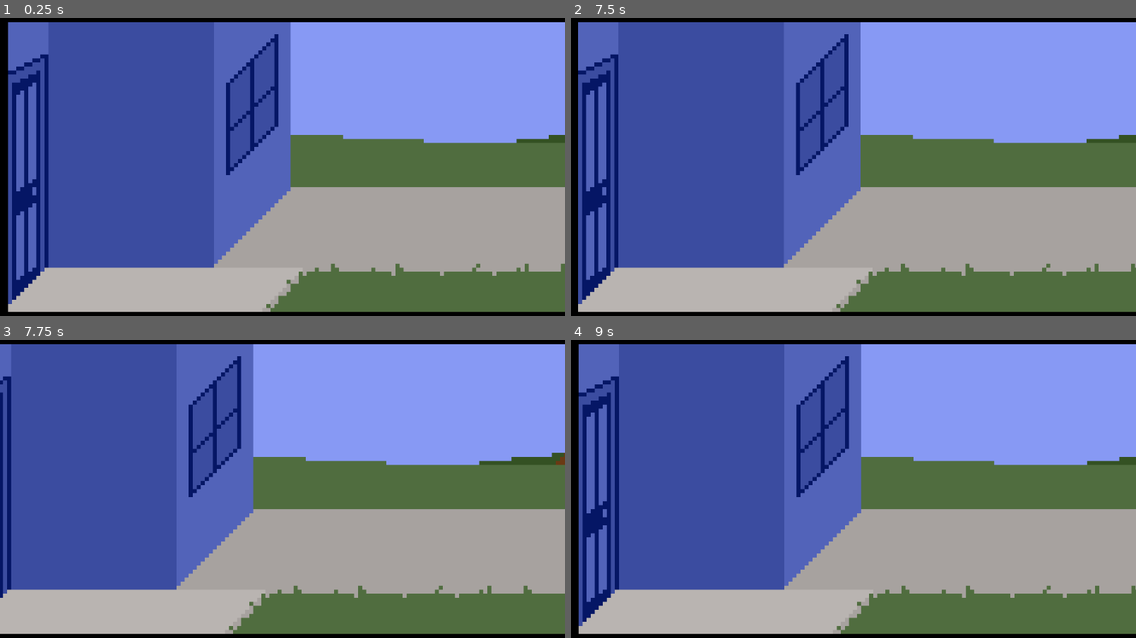
Above: before the commit, frames 1-4 (two rows, left to right).
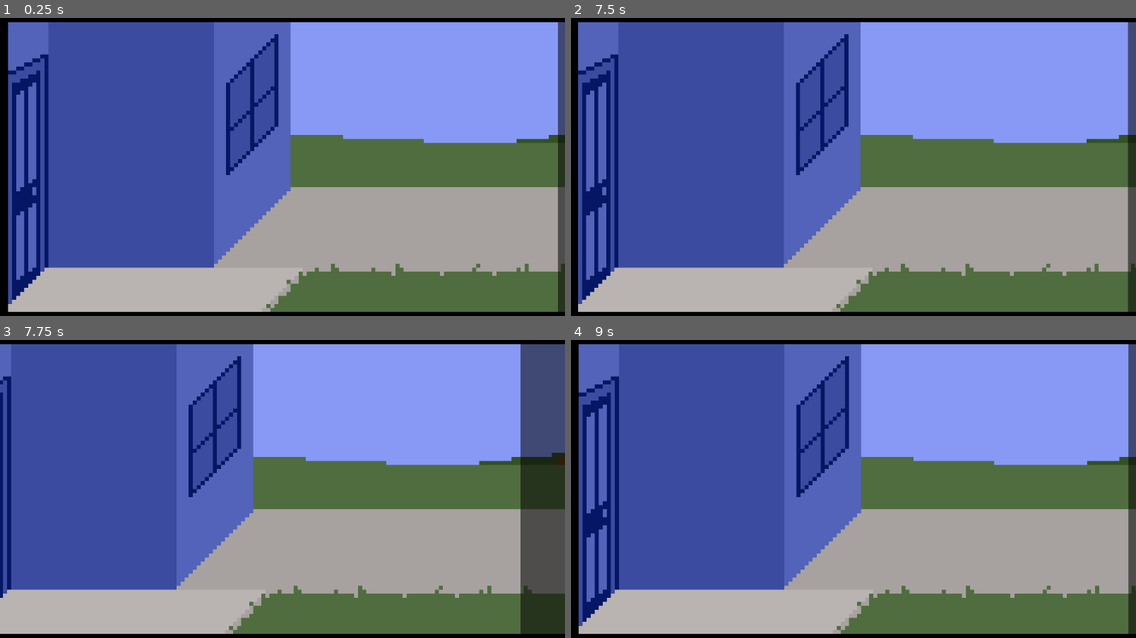
Above: after the commit, the same moments.

Repository: lthammond/CS315-midterm-Halfway_There
Game: Godot game, scene res://src/FrontYard.tscn
The game is run twice, just before and just after one commit, with the same random seed, the same clock (stepped at 60 frames per second) and the same inputs. This scene is started directly instead of the project's main scene.
Inputs:
- Up to frame 1 (0.25 s): no input
- Up to frame 2 (7.5 s): tap Enter at 0.5, 2, 3.5 s; hold Up (interact) 0.53-1.28 s; hold Right (move_right) 0.53-2.03 s; tap Space at 1.25, 2.75, 4.25 s; tap Up (interact) every 1.5 s from 1.35 to 7.35 s; hold Up (interact) 2.03-2.78 s; hold Left (move_left) 2.03-4.28 s; hold Up (interact) 3.53-4.28 s; hold Right (move_right) from 4.28 s (still down); hold Up (interact) 5.03-5.78 s; hold Up (interact) 6.53-7.28 s
- Up to frame 3 (7.75 s): keep holding Right (move_right)
- Up to frame 4 (9 s): release Right (move_right) at 8.03 s; hold Up (interact) 8.03-8.78 s; hold Left (move_left) from 8.03 s (still down); tap Up (interact) at 8.85 s

The runs differ from the first frame. In frame 1, 1.2% of the frame differs, in the area x 98-100%, y 1-99%; in frame 2, 1.4%; in frame 3, 7.7%, in the area x 92-100%, y 1-99%; in frame 4, 1.3%.

Commit message:
Add mailbox interactable

Diff:
--- a/project/src/Bedroom.tscn
+++ b/project/src/Bedroom.tscn
@@ -25,7 +25,7 @@
 "values": [ Color( 0, 0, 0, 0 ), Color( 0, 0, 0, 0.52549 ) ]
 }
 tracks/1/type = "value"
-tracks/1/path = NodePath("Calendar Sprite:position")
+tracks/1/path = NodePath("CalendarSprite:position")
 tracks/1/interp = 1
 tracks/1/loop_wrap = true
 tracks/1/imported = false
@@ -81,7 +81,7 @@
 "values": [ Color( 0, 0, 0, 0.52549 ), Color( 0, 0, 0, 0.52549 ), Color( 0, 0, 0, 0 ) ]
 }
 tracks/1/type = "value"
-tracks/1/path = NodePath("Calendar Sprite:position")
+tracks/1/path = NodePath("CalendarSprite:position")
 tracks/1/interp = 1
 tracks/1/loop_wrap = true
 tracks/1/imported = false
@@ -111,7 +111,7 @@
 resource_name = "Zoom_on_tasks"
 length = 1.5
 tracks/0/type = "value"
-tracks/0/path = NodePath("Calendar Sprite:position")
+tracks/0/path = NodePath("CalendarSprite:position")
 tracks/0/interp = 1
 tracks/0/loop_wrap = true
 tracks/0/imported = false
@@ -123,7 +123,7 @@
 "values": [ Vector2( -302.519, -67.4951 ), Vector2( -748.089, -446.497 ) ]
 }
 tracks/1/type = "value"
-tracks/1/path = NodePath("Calendar Sprite:scale")
+tracks/1/path = NodePath("CalendarSprite:scale")
 tracks/1/interp = 1
 tracks/1/loop_wrap = true
 tracks/1/imported = false
@@ -213,7 +213,7 @@
 anims/Fade_light = SubResource( 2 )
 anims/Zoom_on_tasks = SubResource( 3 )
 
-[node name="Calendar Sprite" type="Sprite" parent="Calendar/Interaction"]
+[node name="CalendarSprite" type="Sprite" parent="Calendar/Interaction"]
 position = Vector2( -302.519, 640.226 )
 scale = Vector2( 6.62392, 6.62392 )
 texture = ExtResource( 7 )
--- a/project/src/FrontYard.gd
+++ b/project/src/FrontYard.gd
@@ -5,3 +5,9 @@
 		var door_node = find_node(PlayerPositionThroughDoor.door_name)
 		if door_node:
 			$Player.global_position = door_node.global_position
+
+
+func _on_Mailbox_start_interaction():
+	print("Hello")
+	$Mailbox/Interaction/AnimationPlayer.play("Fade_Dark")
+	yield(get_tree().create_timer(8), "timeout")
--- a/project/src/FrontYard.tscn
+++ b/project/src/FrontYard.tscn
@@ -1,10 +1,82 @@
-[gd_scene load_steps=6 format=2]
+[gd_scene load_steps=10 format=2]
 
 [ext_resource path="res://src/Door.tscn" type="PackedScene" id=1]
 [ext_resource path="res://assets/backgrounds/frontYardBackground.png" type="Texture" id=2]
 [ext_resource path="res://src/FrontYard.gd" type="Script" id=3]
 [ext_resource path="res://src/Player.tscn" type="PackedScene" id=4]
 [ext_resource path="res://assets/sprites/frontYardMailbox.png" type="Texture" id=5]
+[ext_resource path="res://src/Interactable.tscn" type="PackedScene" id=6]
+[ext_resource path="res://assets/sprites/package.png" type="Texture" id=7]
+
+[sub_resource type="Animation" id=1]
+resource_name = "Fade_Dark"
+length = 2.5
+tracks/0/type = "value"
+tracks/0/path = NodePath("ColorRect:color")
+tracks/0/interp = 1
+tracks/0/loop_wrap = true
+tracks/0/imported = false
+tracks/0/enabled = true
+tracks/0/keys = {
+"times": PoolRealArray( 0, 0.8 ),
+"transitions": PoolRealArray( 1, 1 ),
+"update": 0,
+"values": [ Color( 0, 0, 0, 0 ), Color( 0, 0, 0, 0.52549 ) ]
+}
+tracks/1/type = "value"
+tracks/1/path = NodePath("PackageSprite:position")
+tracks/1/interp = 1
+tracks/1/loop_wrap = true
+tracks/1/imported = false
+tracks/1/enabled = true
+tracks/1/keys = {
+"times": PoolRealArray( 0, 1, 2.5 ),
+"transitions": PoolRealArray( 1, 1, 1 ),
+"update": 0,
+"values": [ Vector2( -356.869, 318.498 ), Vector2( -356.869, 318.498 ), Vector2( -356.869, -172.586 ) ]
+}
+
+[sub_resource type="Animation" id=2]
+resource_name = "Fade_light"
+length = 2.5
+tracks/0/type = "value"
+tracks/0/path = NodePath("ColorRect:color")
+tracks/0/interp = 1
+tracks/0/loop_wrap = true
+tracks/0/imported = false
+tracks/0/enabled = true
+tracks/0/keys = {
+"times": PoolRealArray( 0, 1.5, 2.3 ),
+"transitions": PoolRealArray( 1, 1, 1 ),
+"update": 0,
+"values": [ Color( 0, 0, 0, 0.52549 ), Color( 0, 0, 0, 0.52549 ), Color( 0, 0, 0, 0 ) ]
+}
+tracks/1/type = "value"
+tracks/1/path = NodePath("CalendarSprite:position")
+tracks/1/interp = 1
+tracks/1/loop_wrap = true
+tracks/1/imported = false
+tracks/1/enabled = true
+tracks/1/keys = {
+"times": PoolRealArray( 0, 1.5 ),
+"transitions": PoolRealArray( 0.353553, 1 ),
+"update": 0,
+"values": [ Vector2( -748.089, -446.497 ), Vector2( -748.089, 901.14 ) ]
+}
+tracks/2/type = "method"
+tracks/2/path = NodePath("../../HUD/Dialog/InteractDialog2")
+tracks/2/interp = 1
+tracks/2/loop_wrap = true
+tracks/2/imported = false
+tracks/2/enabled = true
+tracks/2/keys = {
+"times": PoolRealArray( 0 ),
+"transitions": PoolRealArray( 1 ),
+"values": [ {
+"args": [  ],
+"method": "hide"
+} ]
+}
 
 [node name="FrontYard" type="Node2D"]
 script = ExtResource( 3 )
@@ -38,3 +110,29 @@
 scale = Vector2( 8, 8 )
 texture = ExtResource( 5 )
 centered = false
+
+[node name="Mailbox" parent="." instance=ExtResource( 6 )]
+position = Vector2( 2037.9, 509.536 )
+
+[node name="Interaction" type="Node2D" parent="Mailbox"]
+
+[node name="ColorRect" type="ColorRect" parent="Mailbox/Interaction"]
+margin_left = -932.091
+margin_top = -515.407
+margin_right = 234.909
+margin_bottom = 167.593
+color = Color( 0, 0, 0, 0.52549 )
+__meta__ = {
+"_edit_use_anchors_": false
+}
+
+[node name="AnimationPlayer" type="AnimationPlayer" parent="Mailbox/Interaction"]
+anims/Fade_Dark = SubResource( 1 )
+anims/Fade_light = SubResource( 2 )
+
+[node name="PackageSprite" type="Sprite" parent="Mailbox/Interaction"]
+position = Vector2( -356.869, -172.586 )
+scale = Vector2( 8, 8 )
+texture = ExtResource( 7 )
+
+[connection signal="start_interaction" from="Mailbox" to="." method="_on_Mailbox_start_interaction"]
--- a/project/src/Interactable.gd
+++ b/project/src/Interactable.gd
@@ -4,7 +4,6 @@
 
 
 func _input(event):
-	if event.is_action_pressed("interact") and !GlobalDialogVariables.calendarPreviouslyTriggered:
-		GlobalDialogVariables.calendarPreviouslyTriggered = true
+	if event.is_action_pressed("interact"):
 		if get_overlapping_bodies().size() > 0:
 			emit_signal("start_interaction")
--- a/project/src/Interactable.tscn
+++ b/project/src/Interactable.tscn
@@ -3,7 +3,7 @@
 [ext_resource path="res://src/Interactable.gd" type="Script" id=1]
 
 [sub_resource type="RectangleShape2D" id=1]
-extents = Vector2( 75.2946, 82.8272 )
+extents = Vector2( 26.1179, 82.8272 )
 
 [node name="Interactable" type="Area2D"]
 script = ExtResource( 1 )
Binary file added: project/assets/sprites/package.png
Not shown, added: project/assets/sprites/package.png.import
Not shown, added: raw_assets/sprites/package.png
